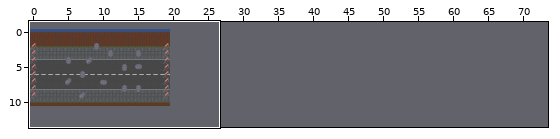
Two versions of a level (Tiled map, Assets/level1.tmx). The picture above shows the old version from afar; the outline marks the close-up.
Close-up. Before the edit:
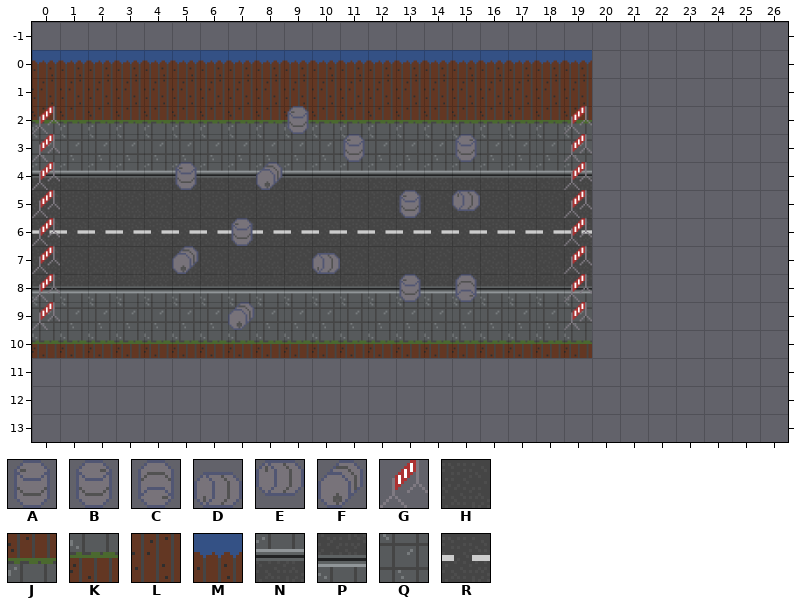
Cells are 64x64 px. Shown: x 0..26, y -1..13. The commit also changed other parts of the map, which this record leaves out. The old version is drawn lined up with the new one.
Key: from "obstacles": A 0, B 0 flipped left-right, C 0 turned 180, D 1, E 1 flipped up-down, F 2, G 3; from "street": H 0, J 1, K 1 flipped up-down, L 2, M 3, N 4, P 4 flipped up-down, Q 5, R 6.
_ is an empty cell.
Layer "background" before, first column x 0:
-1 ___________________________
 0 MMMMMMMMMMMMMMMMMMMM_______
 1 LLLLLLLLLLLLLLLLLLLL_______
 2 JJJJJJJJJJJJJJJJJJJJ_______
 3 QQQQQQQQQQQQQQQQQQQQ_______
 4 NNNNNNNNNNNNNNNNNNNN_______
 5 HHHHHHHHHHHHHHHHHHHH_______
 6 RRRRRRRRRRRRRRRRRRRR_______
 7 HHHHHHHHHHHHHHHHHHHH_______
 8 PPPPPPPPPPPPPPPPPPPP_______
 9 QQQQQQQQQQQQQQQQQQQQ_______
10 KKKKKKKKKKKKKKKKKKKK_______
11 ___________________________
12 ___________________________
13 ___________________________
Layer "obstacles" before, first column x 0:
-1 ___________________________
 0 ___________________________
 1 ___________________________
 2 G________A_________G_______
 3 G__________A___B___G_______
 4 G____A__F__________G_______
 5 G____________A_E___G_______
 6 G______A___________G_______
 7 G____F____D________G_______
 8 G____________A_C___G_______
 9 G______F___________G_______
10 ___________________________
11 ___________________________
12 ___________________________
13 ___________________________
The same view after the edit:
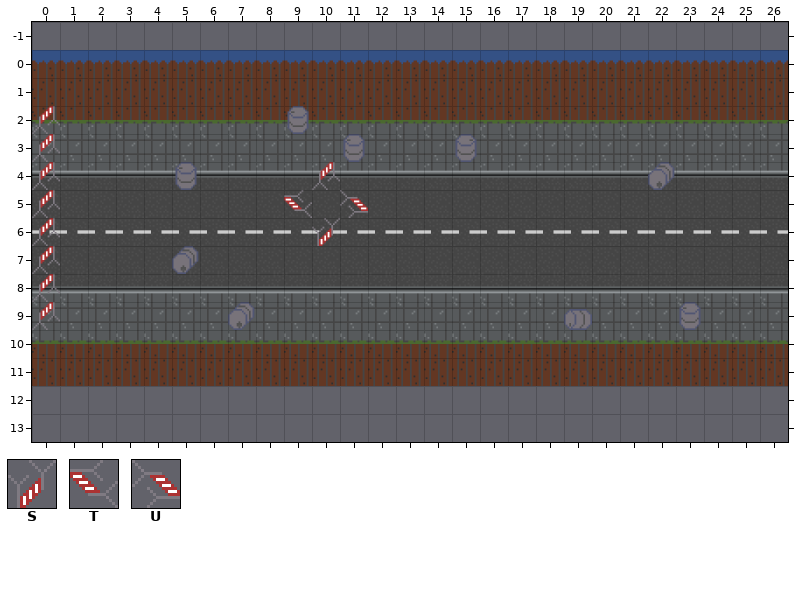
Further tiles: from "obstacles": S 3 turned 180 "obstacle", T 3 turned 270 "obstacle", U 3 turned 90 "obstacle".
Change:
map size 20x16 -> 74x12 cells (old content now starts at 0,-1; both pictures use the new coordinates)
Layer "background":
y 0: x 20..26 _______ -> MMMMMMM
y 1: x 20..26 _______ -> LLLLLLL
y 2: x 20..26 _______ -> JJJJJJJ
y 3: x 20..26 _______ -> QQQQQQQ
y 4: x 20..26 _______ -> NNNNNNN
y 5: x 20..26 _______ -> HHHHHHH
y 6: x 20..26 _______ -> RRRRRRR
y 7: x 20..26 _______ -> HHHHHHH
y 8: x 20..26 _______ -> PPPPPPP
y 9: x 20..26 _______ -> QQQQQQQ
y 10: x 20..26 _______ -> KKKKKKK
y 11: x 0..26 ___________________________ -> LLLLLLLLLLLLLLLLLLLLLLLLLLL
Layer "obstacles":
y 2..3: x 19 G -> _
y 4: x 8 F -> _; x 10 _ -> G; x 19 G -> _; x 22 _ -> F
y 5: x 9 _ -> T; x 11 _ -> U; x 13 A -> _; x 15 E -> _; x 19 G -> _
y 6: x 7 A -> _; x 10 _ -> S; x 19 G -> _
y 7: x 10 D -> _; x 19 G -> _
y 8: x 13 A -> _; x 15 C -> _; x 19 G -> _
y 9: x 19 G -> D; x 23 _ -> A
